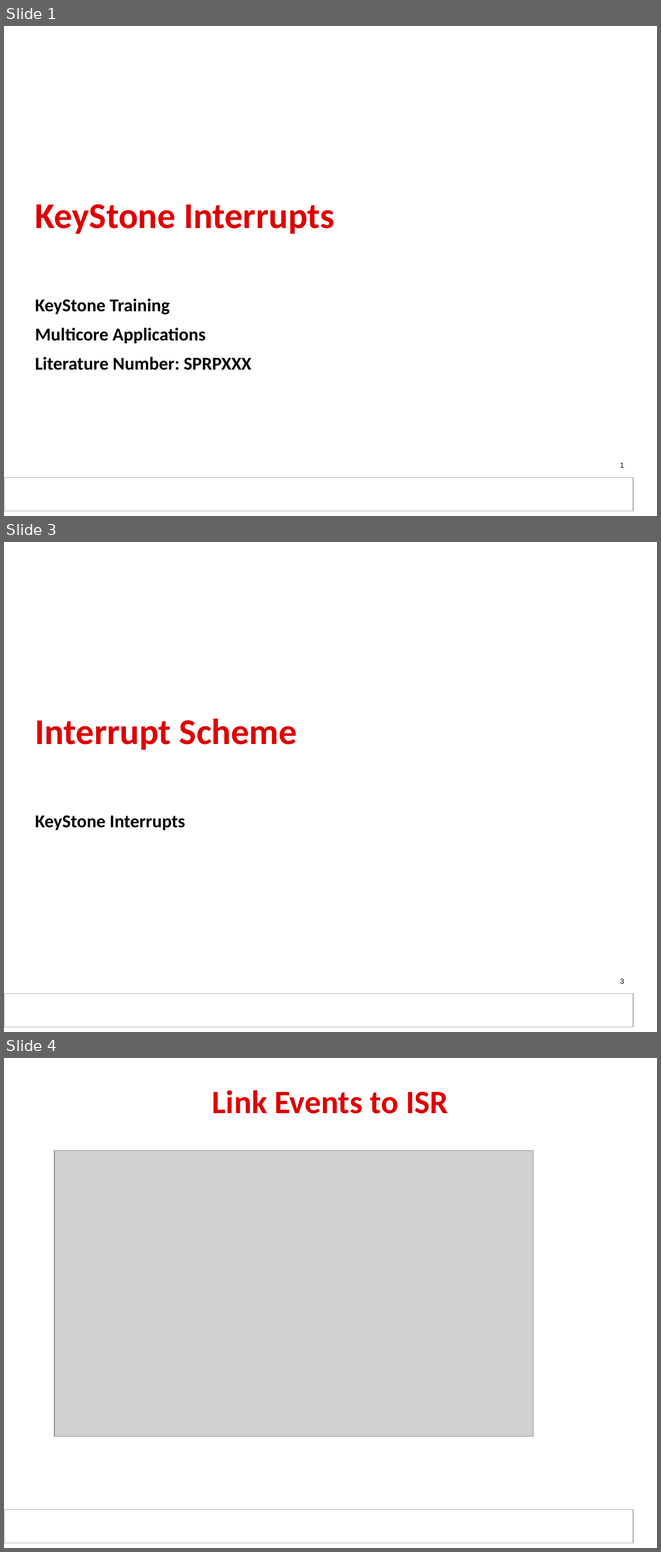
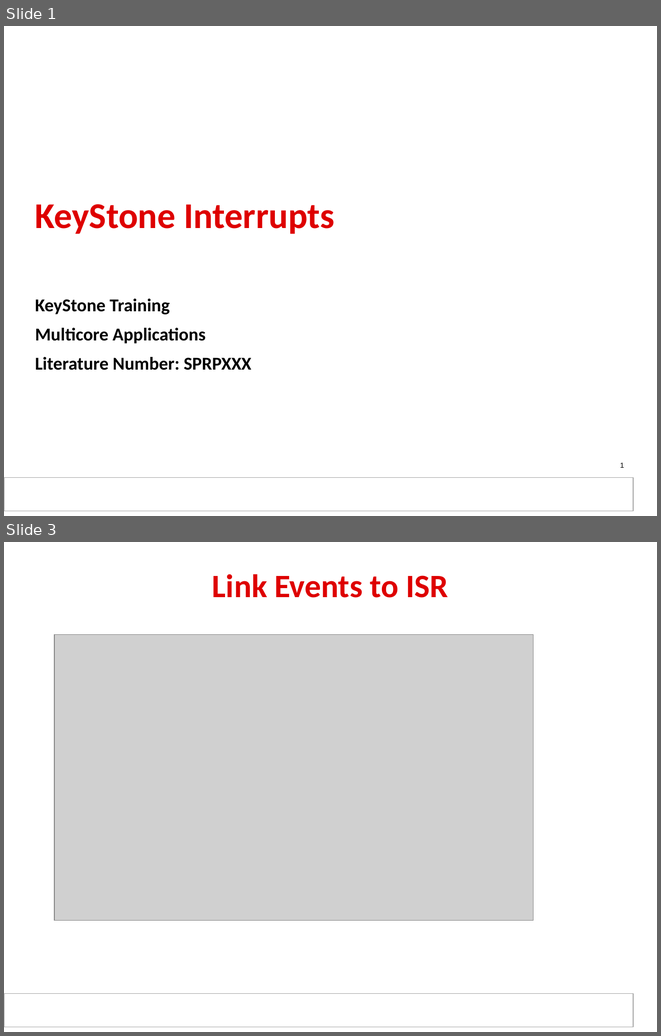
Before and after one commit to hari1989/keystone-workshop, a slide deck: slides/KeyStone_Interrupts.pptx. Shown one above the other, each under a label of ours: slides 1, 3 and 4 before the commit, slides 1 and 3 after it; the slides between them are not shown. The pictures are 661x1552 and 661x1036 pixels, drawn with LibreOffice and Linux fonts; fonts in the diff are those of the drawing; grey boxes stand for pictures; background and template pictures are left out. Boxes give left, top, right and bottom in pixels: in the first picture for what was removed or moved away, otherwise in the second. Text is boxed around its words. In the diff, an @@ line names an element or a change of style, - is before the commit and + after.

```diff
--- a/slides/KeyStone_Interrupts.pptx
+++ b/slides/KeyStone_Interrupts.pptx
@@ slide 3 removed at <box>4,542,657,1032</box>, background picture (left out); not listed: 2 template elements that a slide beside it also shows @@
@@ title removed at <box>35,718,297,750</box> @@
-Interrupt Scheme
@@ subtitle removed at <box>35,815,185,830</box> @@
-KeyStone Interrupts
@@ page number removed at <box>620,978,624,983</box> @@
-3
@@ rectangle removed at <box>4,994,631,1026</box> @@
@@ what was slide 4 is now slide 3 @@
```
Also in this commit, not shown: 6 slides changed, 4 slides added, 2 other slides removed.
